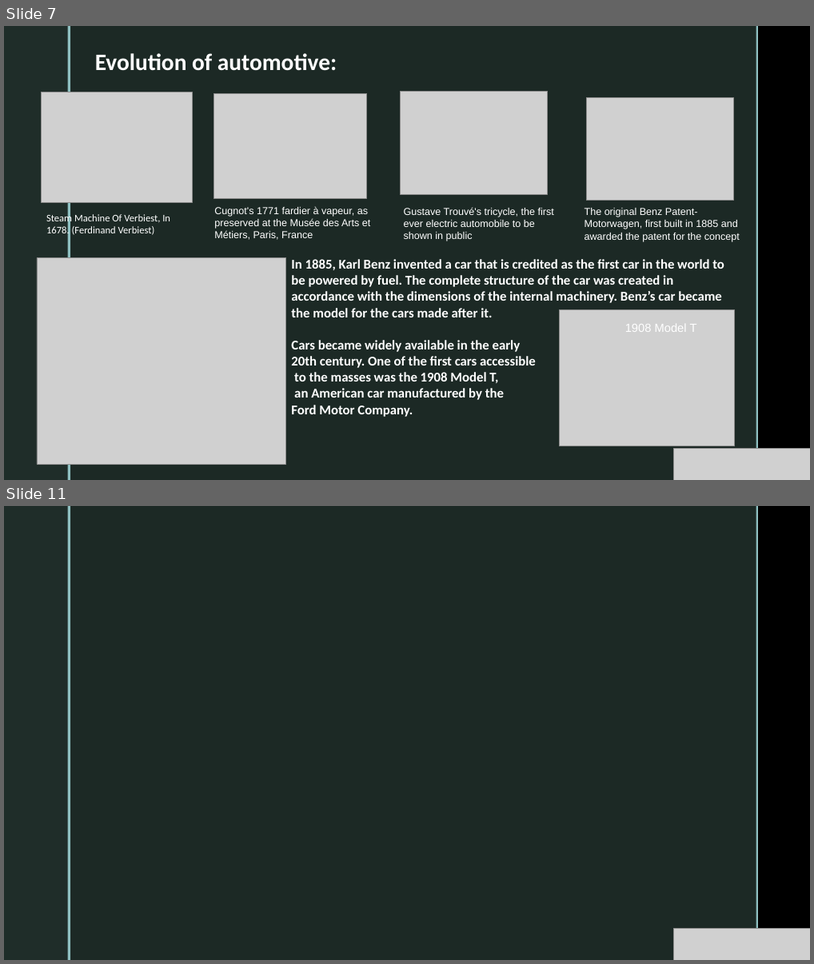
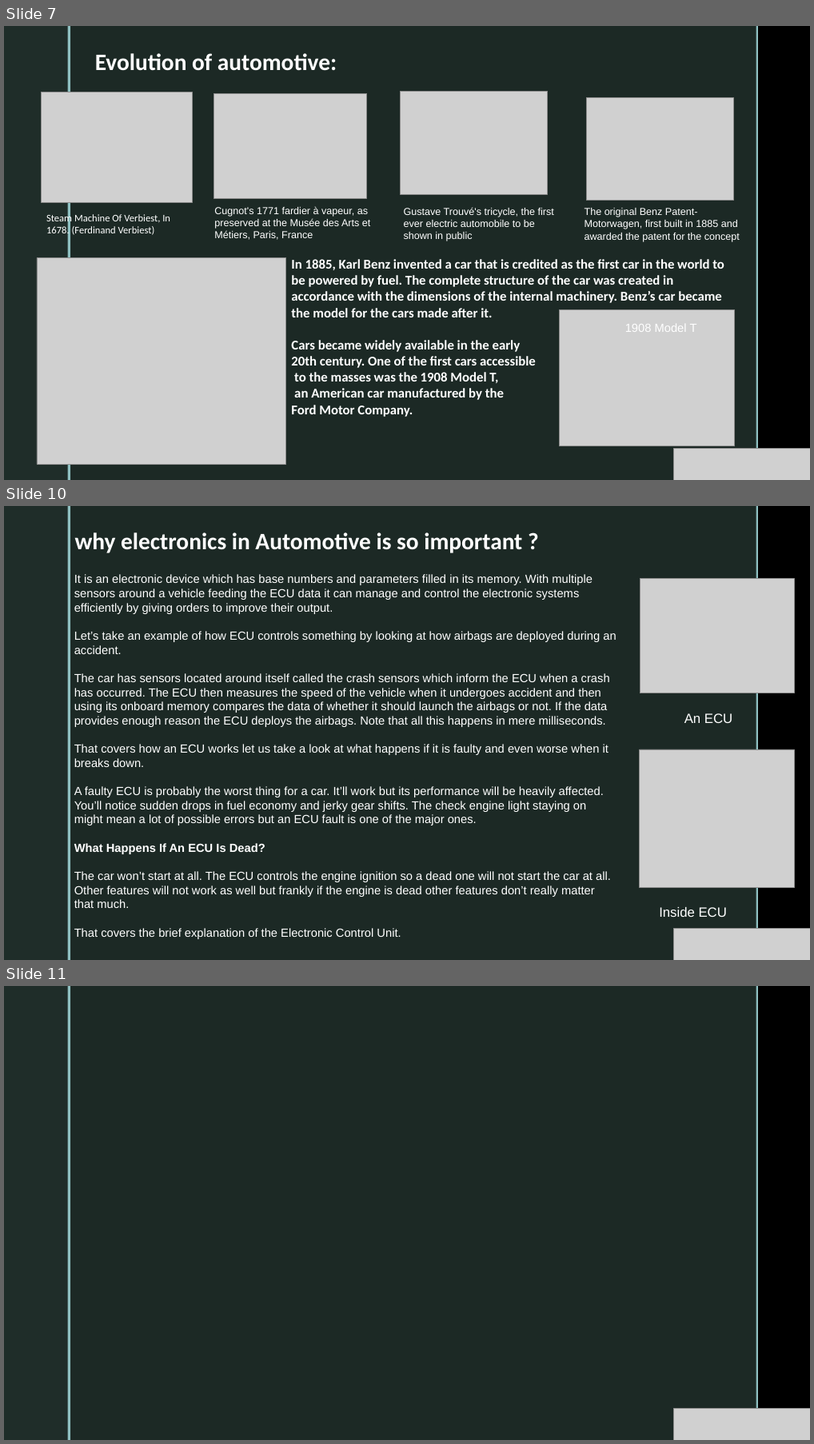
Before and after one commit to AutoRonics/Basics-of-Automobile, a slide deck: Basics_of_Automotive_Electronics.pptx. Shown one above the other, each under a label of ours: slides 7 and 11 before the commit, slides 7, 10 and 11 after it; the slides between them are not shown. The pictures are 814x964 and 814x1444 pixels, drawn with LibreOffice and Linux fonts; fonts in the diff are those of the drawing; grey boxes stand for pictures; background and template pictures are left out. Boxes give left, top, right and bottom in pixels: in the first picture for what was removed or moved away, otherwise in the second. Text is boxed around its words. In the diff, an @@ line names an element or a change of style, - is before the commit and + after.

```diff
--- a/Basics_of_Automotive_Electronics.pptx
+++ b/Basics_of_Automotive_Electronics.pptx
@@ slide 10 added at (x1=4, y1=506, x2=810, y2=960), background picture (left out); not listed: 4 template elements that a slide beside it also shows @@
@@ text added at (x1=75, y1=532, x2=522, y2=553), 28 pt, text #FFFFFF, bold @@
+why electronics in Automotive is so important ?
@@ text added at (x1=74, y1=574, x2=616, y2=939), 14 pt, text #FFFFFF @@
+It is an electronic device which has base numbers and parameters filled in its memory. With multiple sensors around a vehicle feeding the ECU data it can manage and control the electronic systems efficiently by giving orders to improve their output.
+Let’s take an example of how ECU controls something by looking at how airbags are deployed during an accident.
+The car has sensors located around itself called the crash sensors which inform the ECU when a crash has occurred. The ECU then measures the speed of the vehicle when it undergoes accident and then using its onboard memory compares the data of whether it should launch the airbags or not. If the data provides enough reason the ECU deploys the airbags. Note that all this happens in mere milliseconds.
+That covers how an ECU works let us take a look at what happens if it is faulty and even worse when it breaks down.
+A faulty ECU is probably the worst thing for a car. It’ll work but its performance will be heavily affected. You’ll notice sudden drops in fuel economy and jerky gear shifts. The check engine light staying on might mean a lot of possible errors but an ECU fault is one of the major ones.
+What Happens If An ECU Is Dead?
+The car won’t start at all. The ECU controls the engine ignition so a dead one will not start the car at all. Other features will not work as well but frankly if the engine is dead other features don’t really matter that much.
+That covers the brief explanation of the Electronic Control Unit.
@@ picture added at (x1=641, y1=579, x2=794, y2=693) @@
@@ text added at (x1=685, y1=713, x2=733, y2=723), 16 pt, text #FFFFFF @@
+An ECU
@@ picture added at (x1=640, y1=749, x2=794, y2=887) @@
@@ text added at (x1=659, y1=907, x2=727, y2=916), 16 pt, text #FFFFFF @@
+Inside ECU
@@ picture added at (x1=674, y1=928, x2=810, y2=960) @@
```
Also in this commit, not shown: 2 other slides added, 3 slides removed.
